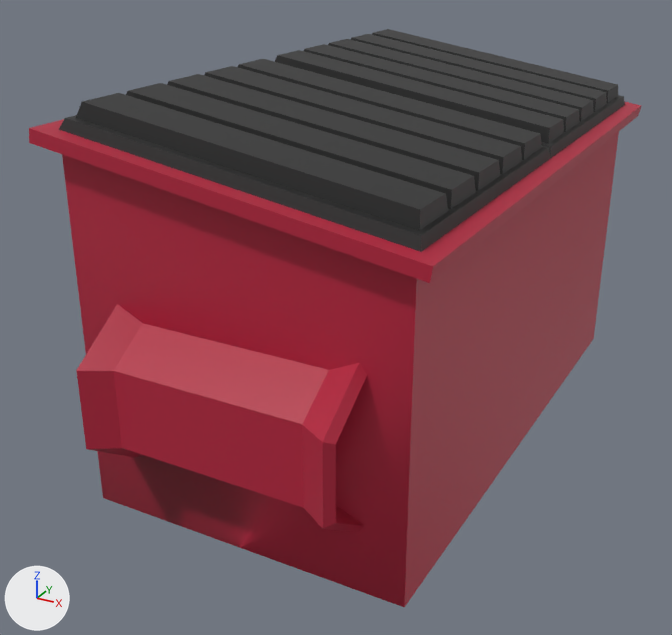
One commit to the FBX model Assets/fbxStorage/Locations/NewProps/Decor/TrashCan2.fbx: the scene before it, then after it.
Both versions are drawn from a 50 mm lens placed at (1.63, -3.45, 2.22), pointed at (-0.16, -0.2, 0.59). The axes (+X, +Y, +Z) are drawn at lower left. The lights are the same throughout. Vertices at the same position are counted once.

Names of what the first picture shows: 'TreshCan3'.
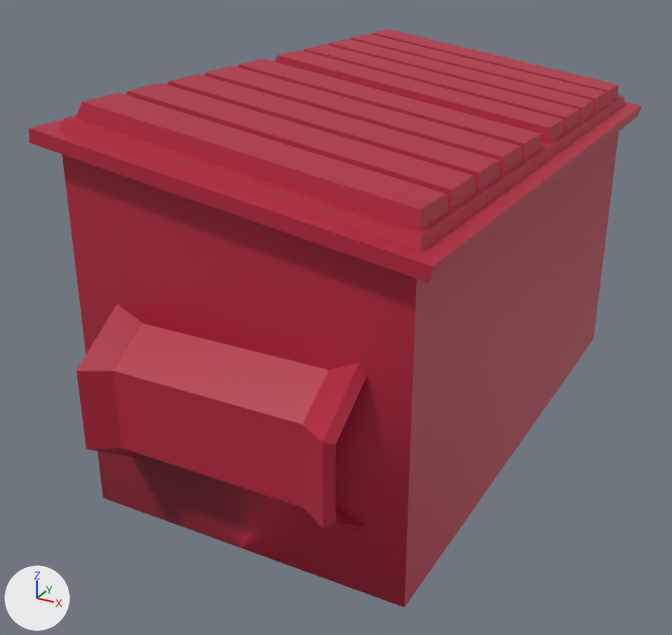
What changed in the scene script:
```text
Change me_плоскость_024:
    where me_плоскость_024.from_pydata(...)  # 190 vertices, 134 faces; spans x -0.72..0.73, y -1.43..1.43, z 0.0..1.64
    used by ob_treshcan3; location = (0.0, 0.0, 0.0)
    me_плоскость_024 part 1: all 60 faces that had it switch from mat_black1_mat (black #242424) to mat_greenpaint1_mat (red #b5203d)
```

Boxes (x1, y1, x2, y2) around the edits, measured in the pictures (672 x 635 px):
part 1 of me_плоскость_024, recoloured (grey to red): (59, 29, 625, 252) in both
